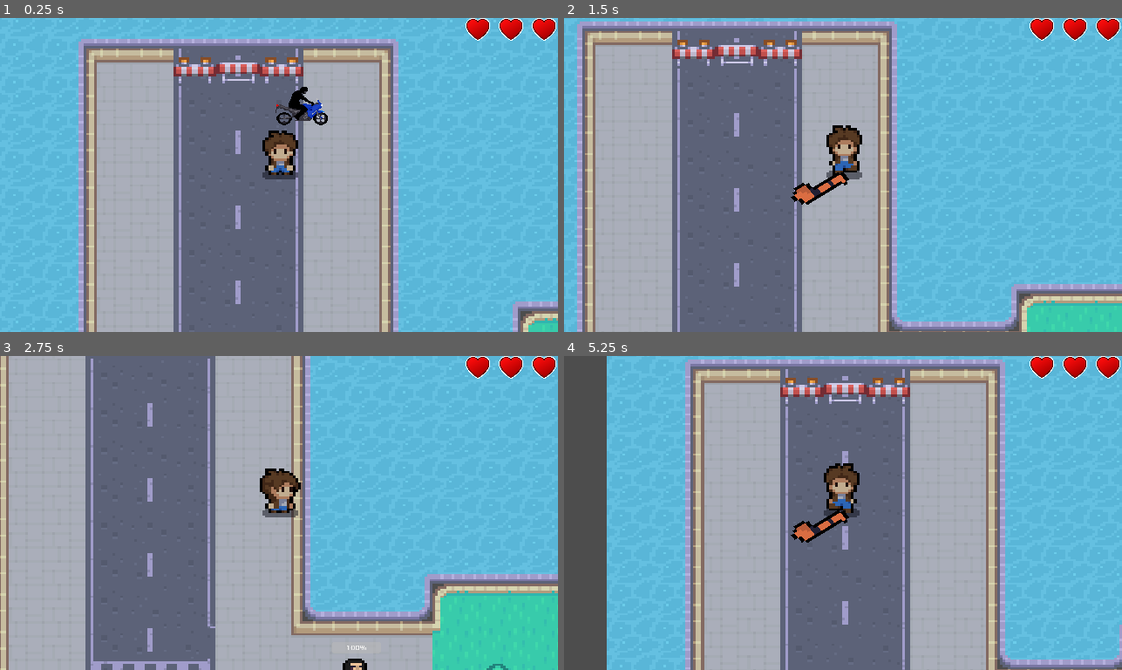
Above: before the commit, frames 1-4 (two rows, left to right).
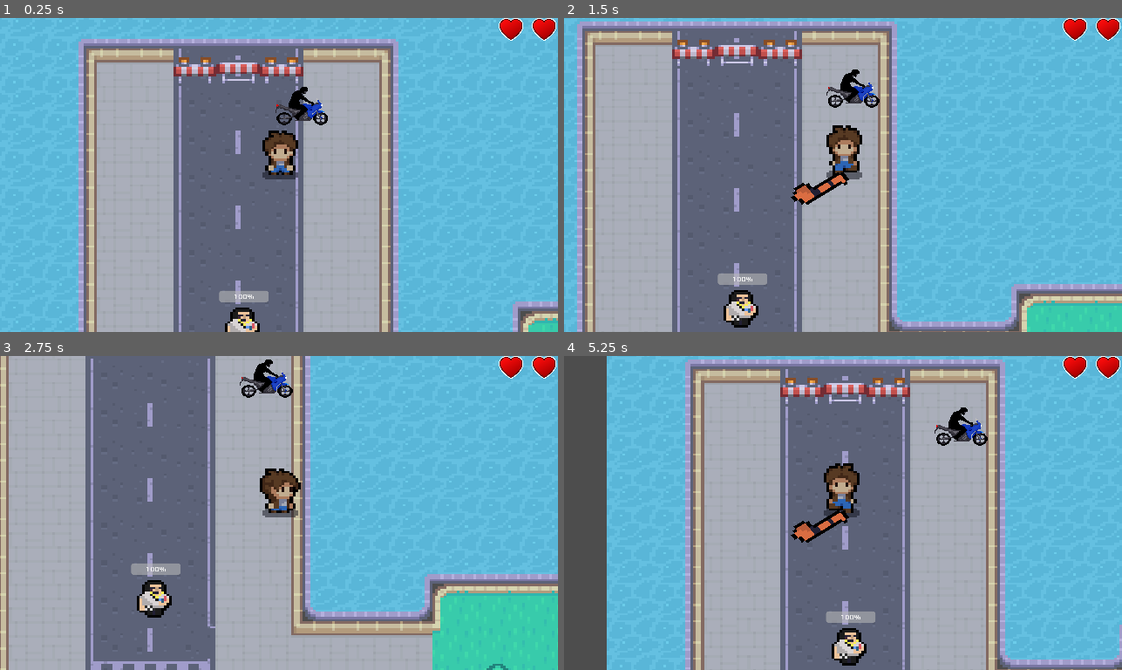
Above: after the commit, the same moments.

Repository: Lukebray/dublin-rpg
Game: Godot game, scene res://scenes/main.tscn
Two runs of this game, one before a commit and one after it. Both use one fixed random seed, a clock stepped at 60 frames per second and the inputs below.
Inputs:
- Up to frame 1 (0.25 s): no input
- Up to frame 2 (1.5 s): hold D (right) 0.53-1.28 s; tap Space (attack) at 0.6, 1.35 s; hold S (down) from 1.28 s (still down)
- Up to frame 3 (2.75 s): release S (down) at 2.03 s; hold D (right) from 2.03 s (still down); tap Space (attack) at 2.1 s
- Up to frame 4 (5.25 s): tap Enter at 2.75 s; release D (right) at 2.78 s; hold W (up) 2.78-3.53 s; tap Space (attack) every 0.75 s from 2.85 to 5.1 s; hold A (left) 3.53-5.03 s; hold S (down) from 5.03 s (still down)

The runs differ from the first frame. In frame 1, 0.9% of the frame differs, in the area x 39-88%, y 0-100%; in frame 2, 1.6%; in frame 3, 1.8%, in the area x 23-88%, y 0-100%; in frame 4, 1.6%.

Commit message:
implemented health and hitbox and hurtbox components

Diff:
--- /dev/null
+++ b/HealthComponent.gd
@@ -0,0 +1,36 @@
+extends Node
+class_name HealthComponent
+
+signal died
+signal health_changed
+
+@export var max_health : float = 0
+var current_health
+
+func _ready():
+	current_health = max_health
+
+
+func damage(damage_amount : float):
+	current_health = max(current_health - damage_amount, 0)
+	health_changed.emit()
+	Callable(check_death).call_deferred()
+
+
+func get_health_percent():
+	if max_health <= 0:
+		return 0
+
+	return min(current_health / max_health, 1)
+
+
+func check_death():
+	if owner.name == "Player" && current_health == 0:
+		print("PLAYER DIED :(")
+		current_health = max_health + 1
+		return
+
+	if current_health == 0:
+		print("ENEMY KILLED!")
+		died.emit()
+		owner.queue_free() # get rid of entity this component is on
--- /dev/null
+++ b/HitboxComponent.gd
@@ -0,0 +1,4 @@
+extends Area2D
+class_name HitboxComponent
+
+@export var damage : int = 0
--- /dev/null
+++ b/HurtboxComponent.gd
@@ -0,0 +1,17 @@
+extends Area2D
+class_name HurtboxComponent
+
+signal hit
+
+@export var health_component : Node
+
+
+func _on_area_entered(area): #when the hurtbox collides with a hitbox do this
+	if not area is HitboxComponent:
+		return
+
+	if health_component == null:
+		return
+
+	var hitbox_component = area as HitboxComponent
+	health_component.damage(hitbox_component.damage)
--- a/scenes/abilities/stick_ability.tscn
+++ b/scenes/abilities/stick_ability.tscn
@@ -1,19 +1,21 @@
-[gd_scene load_steps=3 format=3 uid="uid://d3mdcvgnkh1bp"]
+[gd_scene load_steps=4 format=3 uid="uid://d3mdcvgnkh1bp"]
 
 [ext_resource type="Texture2D" uid="uid://s2pms4jx3dyo" path="res://art/player/hurley.png" id="1_yptam"]
+[ext_resource type="PackedScene" uid="uid://iukm2x1p5q2u" path="res://scenes/components/hitbox_component.tscn" id="2_338bo"]
 
 [sub_resource type="RectangleShape2D" id="RectangleShape2D_not4u"]
 size = Vector2(6, 12)
 
-[node name="StickAbility" type="Area2D" groups=["weapon"]]
-collision_layer = 4
-collision_mask = 0
+[node name="StickAbility" type="Node2D"]
 
 [node name="Sprite2D" type="Sprite2D" parent="."]
 position = Vector2(1, -5)
 texture = ExtResource("1_yptam")
 
-[node name="CollisionShape2D" type="CollisionShape2D" parent="."]
+[node name="HitboxComponent" parent="." instance=ExtResource("2_338bo")]
+damage = 1
+
+[node name="CollisionShape2D" type="CollisionShape2D" parent="HitboxComponent"]
 position = Vector2(1, -7)
 shape = SubResource("RectangleShape2D_not4u")
 disabled = true
--- /dev/null
+++ b/scenes/components/health_component.tscn
@@ -0,0 +1,6 @@
+[gd_scene load_steps=2 format=3 uid="uid://dq70dfgj4rbxd"]
+
+[ext_resource type="Script" path="res://HealthComponent.gd" id="1_0lqx7"]
+
+[node name="HealthComponent" type="Node"]
+script = ExtResource("1_0lqx7")
--- /dev/null
+++ b/scenes/components/hitbox_component.tscn
@@ -0,0 +1,6 @@
+[gd_scene load_steps=2 format=3 uid="uid://iukm2x1p5q2u"]
+
+[ext_resource type="Script" path="res://HitboxComponent.gd" id="1_50qcw"]
+
+[node name="HitboxComponent" type="Area2D"]
+script = ExtResource("1_50qcw")
--- /dev/null
+++ b/scenes/components/hurtbox_component.tscn
@@ -0,0 +1,8 @@
+[gd_scene load_steps=2 format=3 uid="uid://byy5lcpukjnap"]
+
+[ext_resource type="Script" path="res://HurtboxComponent.gd" id="1_3re2i"]
+
+[node name="HurtboxComponent" type="Area2D"]
+script = ExtResource("1_3re2i")
+
+[connection signal="area_entered" from="." to="." method="_on_area_entered"]
--- a/scenes/entities/Shoot.gd
+++ b/scenes/entities/Shoot.gd
@@ -8,11 +8,10 @@
 var audio_playing : bool
 
 func transition():
-	var max_health = owner.max_health
-	var current_health = owner.current_health
+	var owner_health_componment = owner.get_node("HealthComponent")
 
 	if not player_detection_ray.is_colliding():
-		if current_health > max_health / 2:
+		if owner_health_componment.get_health_percent() > 0.5:
 				get_parent().change_state("Follow")
 		else:
 			get_parent().change_state("Dash")
--- a/scenes/entities/enemies/give_me_a_bag/give_me_a_bag_enemy.gd
+++ b/scenes/entities/enemies/give_me_a_bag/give_me_a_bag_enemy.gd
@@ -4,15 +4,7 @@
 @onready var player_detection_ray = $PlayerDetectionRay
 @onready var player = get_tree().get_first_node_in_group("player")
 @onready var health_bar = $HealthBar
-
-@export var max_health : int = 4
-var current_health: = max_health: #setter function for health. This function will run when there is a change in the health variable!
-	set(value):
-		if (value != 0):
-			current_health = value
-			health_bar.value = value
-		else:
-			queue_free()
+@onready var health_component = $HealthComponent
 
 @export var movement_speed : float = 50.0
 @export var acceleration : float = 5
@@ -23,6 +15,7 @@
 
 
 func _ready():
+	health_bar.value = health_component.max_health
 	set_physics_process(false)
 
 
@@ -37,6 +30,9 @@
 	move_and_slide()
 
 
-func _on_hitbox_area_entered(area):
-	if (area.name == "StickAbility"):
-		current_health -=1
+func _on_health_component_health_changed():
+	update_health_display()
+
+
+func update_health_display():
+	health_bar.value = health_component.get_health_percent()
--- a/scenes/entities/enemies/give_me_a_bag/give_me_a_bag_enemy.tscn
+++ b/scenes/entities/enemies/give_me_a_bag/give_me_a_bag_enemy.tscn
@@ -1,8 +1,9 @@
-[gd_scene load_steps=15 format=3 uid="uid://c356qio6dv8ir"]
+[gd_scene load_steps=17 format=3 uid="uid://c356qio6dv8ir"]
 
 [ext_resource type="Script" path="res://scenes/entities/enemies/give_me_a_bag/give_me_a_bag_enemy.gd" id="1_gntgd"]
 [ext_resource type="PackedScene" uid="uid://p4c321o2n7ho" path="res://scenes/components/random_stream_player_2d_component.tscn" id="2_08hsj"]
 [ext_resource type="Texture2D" uid="uid://icudln6va4fy" path="res://art/give_me_a_bag_enemy/gimme_a_bag_enemy.png" id="2_djiko"]
+[ext_resource type="PackedScene" uid="uid://dq70dfgj4rbxd" path="res://scenes/components/health_component.tscn" id="2_mo5j6"]
 [ext_resource type="AudioStream" uid="uid://b5k48w2fx21gl" path="res://audio/junkie_enemy/junkie_get_out_of_my_way.wav" id="3_s0mem"]
 [ext_resource type="AudioStream" uid="uid://2lbqeq2yroml" path="res://audio/junkie_enemy/junkie_gimme_a_bag.wav" id="4_r8kdy"]
 [ext_resource type="AudioStream" uid="uid://dq3swpg2i72s4" path="res://audio/junkie_enemy/junkie_gimme_a_bag_now.wav" id="5_mt1nw"]
@@ -12,12 +13,13 @@
 [ext_resource type="Script" path="res://scenes/entities/Follow.gd" id="10_q43re"]
 [ext_resource type="PackedScene" uid="uid://bwt1yu4y740qt" path="res://scenes/entities/enemies/give_me_a_bag/give_me_a_bag_enemy_projectile.tscn" id="10_s3dv3"]
 [ext_resource type="Script" path="res://scenes/entities/enemies/give_me_a_bag/Dash.gd" id="12_rl8y2"]
+[ext_resource type="PackedScene" uid="uid://byy5lcpukjnap" path="res://scenes/components/hurtbox_component.tscn" id="14_ga3n5"]
 
 [sub_resource type="RectangleShape2D" id="RectangleShape2D_1j3vs"]
 size = Vector2(7, 3)
 
 [sub_resource type="RectangleShape2D" id="RectangleShape2D_dpx4o"]
-size = Vector2(16, 16)
+size = Vector2(15, 16)
 
 [node name="GiveMeABagEnemy" type="CharacterBody2D"]
 y_sort_enabled = true
@@ -26,6 +28,9 @@
 motion_mode = 1
 script = ExtResource("1_gntgd")
 movement_speed = 30.0
+
+[node name="HealthComponent" parent="." instance=ExtResource("2_mo5j6")]
+max_health = 4.0
 
 [node name="RandomStreamPlayer2DComponent" parent="." instance=ExtResource("2_08hsj")]
 volume_db = -10.0
@@ -50,8 +55,8 @@
 offset_right = 91.0
 offset_bottom = 4.0
 scale = Vector2(0.182417, 0.182417)
-max_value = 4.0
-value = 4.0
+max_value = 1.0
+value = 1.0
 
 [node name="Sprite2D" type="Sprite2D" parent="."]
 position = Vector2(0, -8)
@@ -86,14 +91,13 @@
 position = Vector2(0, -1.5)
 shape = SubResource("RectangleShape2D_1j3vs")
 
-[node name="Hitbox" type="Area2D" parent="."]
-collision_layer = 8
-collision_mask = 4
+[node name="HurtboxComponent" parent="." node_paths=PackedStringArray("health_component") instance=ExtResource("14_ga3n5")]
+health_component = NodePath("../HealthComponent")
 
-[node name="CollisionShape2D" type="CollisionShape2D" parent="Hitbox"]
-position = Vector2(0, -8)
+[node name="CollisionShape2D2" type="CollisionShape2D" parent="HurtboxComponent"]
+position = Vector2(-0.5, -8)
 shape = SubResource("RectangleShape2D_dpx4o")
 
+[connection signal="health_changed" from="HealthComponent" to="." method="_on_health_component_health_changed"]
 [connection signal="timeout" from="FiniteStateMachine/Shoot/Timer" to="FiniteStateMachine/Shoot" method="_on_timer_timeout"]
 [connection signal="timeout" from="FiniteStateMachine/Dash/Timer" to="FiniteStateMachine/Dash" method="_on_timer_timeout"]
-[connection signal="area_entered" from="Hitbox" to="." method="_on_hitbox_area_entered"]
--- a/scenes/entities/enemies/give_me_a_bag/give_me_a_bag_enemy_projectile.tscn
+++ b/scenes/entities/enemies/give_me_a_bag/give_me_a_bag_enemy_projectile.tscn
@@ -1,7 +1,8 @@
-[gd_scene load_steps=4 format=3 uid="uid://bwt1yu4y740qt"]
+[gd_scene load_steps=5 format=3 uid="uid://bwt1yu4y740qt"]
 
 [ext_resource type="Script" path="res://scenes/entities/enemies/give_me_a_bag/give_me_a_bag_enemy_projectile.gd" id="1_2upp7"]
 [ext_resource type="Texture2D" uid="uid://qnt7vosjpgx6" path="res://art/give_me_a_bag_enemy/can_projectile.png" id="2_pjfmq"]
+[ext_resource type="PackedScene" uid="uid://iukm2x1p5q2u" path="res://scenes/components/hitbox_component.tscn" id="3_kpkda"]
 
 [sub_resource type="RectangleShape2D" id="RectangleShape2D_yocyb"]
 size = Vector2(4, 6)
@@ -11,17 +12,18 @@
 y_sort_enabled = true
 script = ExtResource("1_2upp7")
 
-[node name="Area2D" type="Area2D" parent="."]
-collision_layer = 8
-collision_mask = 2
-
-[node name="CollisionShape2D" type="CollisionShape2D" parent="Area2D"]
-shape = SubResource("RectangleShape2D_yocyb")
-
 [node name="VisibleOnScreenNotifier2D" type="VisibleOnScreenNotifier2D" parent="."]
 
 [node name="Sprite2D" type="Sprite2D" parent="."]
 scale = Vector2(0.472943, 0.472943)
 texture = ExtResource("2_pjfmq")
 
+[node name="HitboxComponent" parent="." instance=ExtResource("3_kpkda")]
+collision_layer = 8
+collision_mask = 2
+damage = 1
+
+[node name="CollisionShape2D" type="CollisionShape2D" parent="HitboxComponent"]
+shape = SubResource("RectangleShape2D_yocyb")
+
 [connection signal="screen_exited" from="VisibleOnScreenNotifier2D" to="." method="_on_visible_on_screen_notifier_2d_screen_exited"]
--- a/scenes/entities/player.gd
+++ b/scenes/entities/player.gd
@@ -9,7 +9,8 @@
 @onready var animation_player = $AnimationPlayer
 @onready var sprite_2d = $Sprite2D
 @onready var weapon = $Weapon as Node2D
-@onready var current_health : int = max_health
+@onready var health_component = $HealthComponent
+
 
 var previous_movement_direction : Vector2
 var is_attacking : bool
@@ -106,10 +107,5 @@
 	weapon.visible = false
 
 
-func _on_hurtbox_area_entered(area):
-	if area.get_parent().is_in_group("enemy_projectile"):
-		current_health -= 1
-		if current_health < 0:
-			current_health = max_health
-		health_changed.emit(current_health)
-		area.get_parent().queue_free()
+func _on_health_component_health_changed():
+	health_changed.emit(health_component.current_health)
--- a/scenes/entities/player.tscn
+++ b/scenes/entities/player.tscn
@@ -1,8 +1,10 @@
-[gd_scene load_steps=18 format=3 uid="uid://dyvnc0cct1ce6"]
+[gd_scene load_steps=20 format=3 uid="uid://dyvnc0cct1ce6"]
 
 [ext_resource type="Script" path="res://scenes/entities/player.gd" id="1_vav3l"]
+[ext_resource type="PackedScene" uid="uid://dq70dfgj4rbxd" path="res://scenes/components/health_component.tscn" id="2_becbl"]
 [ext_resource type="Texture2D" uid="uid://hodmbfjevquq" path="res://art/player/player.png" id="2_g7mux"]
 [ext_resource type="PackedScene" uid="uid://d3mdcvgnkh1bp" path="res://scenes/abilities/stick_ability.tscn" id="3_lxpm8"]
+[ext_resource type="PackedScene" uid="uid://byy5lcpukjnap" path="res://scenes/components/hurtbox_component.tscn" id="5_4sv4e"]
 
 [sub_resource type="Animation" id="Animation_1lf8e"]
 length = 0.001
@@ -339,13 +341,16 @@
 [sub_resource type="RectangleShape2D" id="RectangleShape2D_2lrfy"]
 size = Vector2(10, 7)
 
-[sub_resource type="RectangleShape2D" id="RectangleShape2D_vgi2x"]
-size = Vector2(8, 13)
+[sub_resource type="RectangleShape2D" id="RectangleShape2D_dtkk6"]
+size = Vector2(8, 15)
 
 [node name="Player" type="CharacterBody2D" groups=["player"]]
 collision_layer = 2
 collision_mask = 0
 script = ExtResource("1_vav3l")
+
+[node name="HealthComponent" parent="." instance=ExtResource("2_becbl")]
+max_health = 2.0
 
 [node name="Sprite2D" type="Sprite2D" parent="."]
 texture = ExtResource("2_g7mux")
@@ -360,22 +365,24 @@
 "": SubResource("AnimationLibrary_0u6py")
 }
 
-[node name="CollisionShape2D" type="CollisionShape2D" parent="."]
+[node name="PhysicsCollisionShape" type="CollisionShape2D" parent="."]
 position = Vector2(0, -3.5)
 shape = SubResource("RectangleShape2D_2lrfy")
 
 [node name="Weapon" type="Node2D" parent="."]
+visible = false
 z_index = 1
 y_sort_enabled = true
 
 [node name="StickAbility" parent="Weapon" instance=ExtResource("3_lxpm8")]
 
-[node name="Hurtbox" type="Area2D" parent="."]
+[node name="HurtboxComponent" parent="." node_paths=PackedStringArray("health_component") instance=ExtResource("5_4sv4e")]
 collision_layer = 2
 collision_mask = 8
-
-[node name="CollisionShape2D" type="CollisionShape2D" parent="Hurtbox"]
-position = Vector2(0, -8.5)
-shape = SubResource("RectangleShape2D_vgi2x")
-
-[connection signal="area_entered" from="Hurtbox" to="." method="_on_hurtbox_area_entered"]
+health_component = NodePath("../HealthComponent")
+
+[node name="CollisionShape2D" type="CollisionShape2D" parent="HurtboxComponent"]
+position = Vector2(0, -7.5)
+shape = SubResource("RectangleShape2D_dtkk6")
+
+[connection signal="health_changed" from="HealthComponent" to="." method="_on_health_component_health_changed"]
--- a/scenes/main.gd
+++ b/scenes/main.gd
@@ -2,12 +2,14 @@
 
 @onready var health_container = $CanvasLayer/HealthContainer
 
+var player_health_component
 var player : CharacterBody2D
 
 func _ready():
 	player = get_tree().get_first_node_in_group("player")
-	health_container.set_max_health(player.max_health)
-	health_container.update_health(player.current_health)
+	player_health_component = get_tree().get_first_node_in_group("player").find_child("HealthComponent")
+	health_container.set_max_health(player_health_component.max_health)
+	health_container.update_health(player_health_component.current_health)
 	player.health_changed.connect(_on_player_health_changed)
 
 
--- a/scenes/main.tscn
+++ b/scenes/main.tscn
@@ -1576,7 +1576,7 @@
 
 [node name="GiveMeABagEnemy" parent="TileMap" instance=ExtResource("4_0vrka")]
 z_index = 1
-position = Vector2(163.828, 159.709)
+position = Vector2(89.9448, 126.281)
 collision_mask = 15
 
 [node name="DublinScumBagEnemy" parent="TileMap" instance=ExtResource("7_odxia")]
